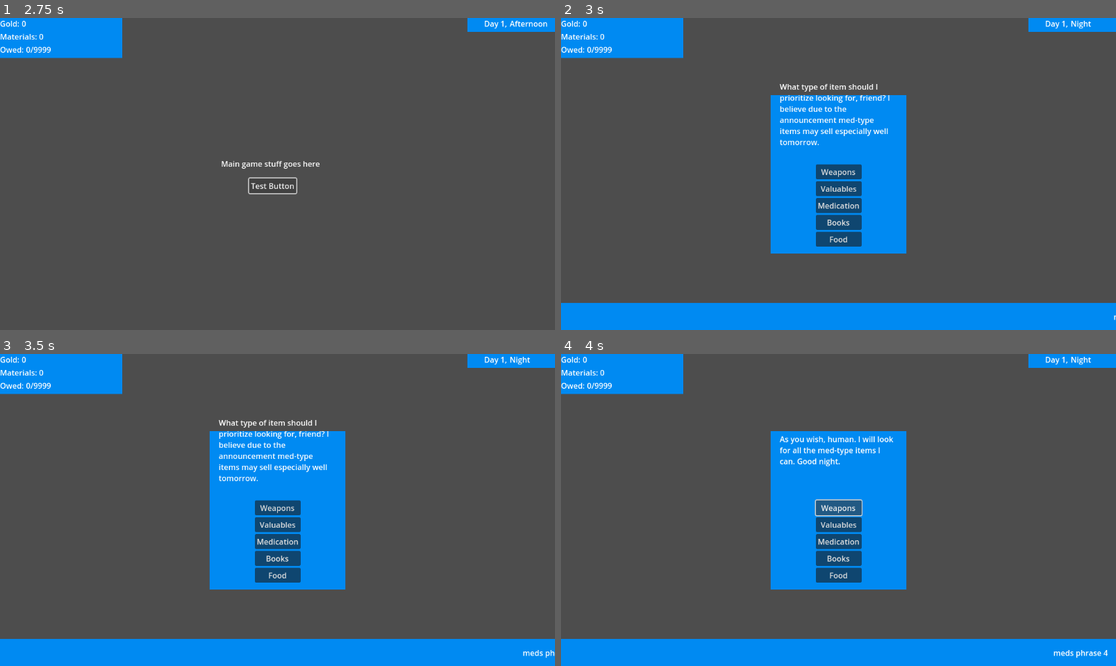
Above: before the commit, frames 1-4 (two rows, left to right).
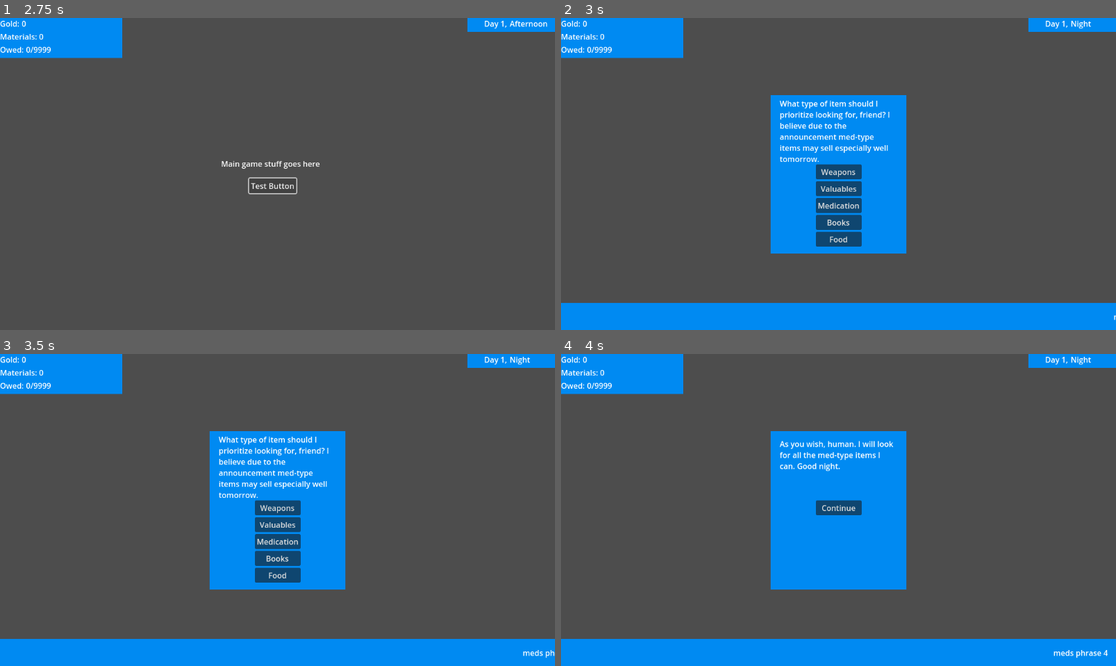
Above: after the commit, the same moments.

Repository: adam-holder/GameDevTvJam
Game: Godot game, scene res://scenes/main_menu.tscn
Same seed, same stepped clock (60 frames per second), same inputs: the game is played once before the commit and once after it.
Inputs:
- Up to frame 1 (2.75 s): click "New Game" at 0.5 s; click "Go to Store" at 1.25 s; click "Test Button" at 2 s
- Up to frame 2 (3 s): click "Test Button" at 2.75 s
- Up to frame 3 (3.5 s): no input
- Up to frame 4 (4 s): click "Weapons" at 3.5 s

Frame 1 is identical in both runs. In frame 2, 1.9% of the frame differs, in the area x 39-60%, y 21-47%; in frame 3, 1.9%; in frame 4, 2.8%, in the area x 39-60%, y 26-74%.

Commit message:
improved favorite/preferred functions

Diff:
--- a/GDTV2024/scenes/preferred_item_prompt.tscn
+++ b/GDTV2024/scenes/preferred_item_prompt.tscn
@@ -36,7 +36,7 @@
 offset_left = -122.0
 offset_top = -149.0
 offset_right = 123.0
-offset_bottom = -100.0
+offset_bottom = -29.0
 grow_horizontal = 2
 grow_vertical = 2
 text = "\"What type of item should I prioritize looking for, friend?\""
@@ -78,8 +78,13 @@
 layout_mode = 2
 text = "Food"
 
+[node name="Continue" type="Button" parent="VBoxContainer"]
+layout_mode = 2
+text = "Continue"
+
 [connection signal="pressed" from="VBoxContainer/Weapons" to="." method="_on_weapons_pressed"]
 [connection signal="pressed" from="VBoxContainer/Valuables" to="." method="_on_valuables_pressed"]
 [connection signal="pressed" from="VBoxContainer/Meds" to="." method="_on_meds_pressed"]
 [connection signal="pressed" from="VBoxContainer/Books" to="." method="_on_books_pressed"]
 [connection signal="pressed" from="VBoxContainer/Food" to="." method="_on_food_pressed"]
+[connection signal="pressed" from="VBoxContainer/Continue" to="." method="_on_continue_pressed"]
--- a/GDTV2024/scripts/preferred_item_prompt.gd
+++ b/GDTV2024/scripts/preferred_item_prompt.gd
@@ -1,6 +1,12 @@
 extends Control
 
 @onready var robot_text = $RobotText
+@onready var weapon = $VBoxContainer/Weapons
+@onready var valuable = $VBoxContainer/Valuables
+@onready var med = $VBoxContainer/Meds
+@onready var book = $VBoxContainer/Books
+@onready var food = $VBoxContainer/Food
+@onready var next = $VBoxContainer/Continue
 
 signal pref_changed(pref)
 
@@ -20,6 +26,7 @@
 	pass
 
 func display(favorite):
+	hide_unhide()
 	favorite_type = favorite
 	additional_text = "I believe due to the announcement "+favorite_type+"-type items may sell especially well tomorrow."
 	robot_text.text = default_text + " " + additional_text
@@ -29,29 +36,56 @@
 func _on_weapons_pressed():
 	preferred_type = "weapon"
 	pref_changed.emit(preferred_type)
-	#disable other buttons
+	hide_unhide()
+	response_dialogue()
+
+func _on_valuables_pressed():
+	preferred_type = "valuable"
+	pref_changed.emit(preferred_type)
+	hide_unhide()
+	response_dialogue()
+
+func _on_meds_pressed():
+	preferred_type = "med"
+	pref_changed.emit(preferred_type)
+	hide_unhide()
+	response_dialogue()
+
+func _on_books_pressed():
+	preferred_type = "book"
+	pref_changed.emit(preferred_type)
+	hide_unhide()
+	response_dialogue()
+
+func _on_food_pressed():
+	preferred_type = "food"
+	pref_changed.emit(preferred_type)
+	hide_unhide()
+	response_dialogue()
+
+func _on_continue_pressed():
+	self.hide()
+
+
+func response_dialogue():
 	if favorite_type == preferred_type:
 		robot_text.text = "Excellent choice! I will endevor to find as many "+favorite_type+"-type items as possible. Sleep well, human."
 	else:
 		robot_text.text = "As you wish, human. I will look for all the "+favorite_type+"-type items I can. Good night."
-	#timer?
-	#hide node
-
-func _on_valuables_pressed():
-	preferred_type = "valuable"
-	pref_changed.emit(preferred_type)
 
 
-func _on_meds_pressed():
-	preferred_type = "med"
-	pref_changed.emit(preferred_type)
-
-
-func _on_books_pressed():
-	preferred_type = "book"
-	pref_changed.emit(preferred_type)
-
-
-func _on_food_pressed():
-	preferred_type = "food"
-	pref_changed.emit(preferred_type)
+func hide_unhide():
+	if next.visible == false:
+		weapon.visible = false
+		valuable.visible = false
+		med.visible = false
+		book.visible = false
+		food.visible = false
+		next.visible = true
+	else:
+		weapon.visible = true
+		valuable.visible = true
+		med.visible = true
+		book.visible = true
+		food.visible = true
+		next.visible = false
--- a/GDTV2024/scripts/store.gd
+++ b/GDTV2024/scripts/store.gd
@@ -46,7 +46,6 @@
 		hud.change_value("time",time)
 		hud.change_value("day",day)
 		morning_phase()
-
 
 
 # Called every frame. 'delta' is the elapsed time since the previous frame.
